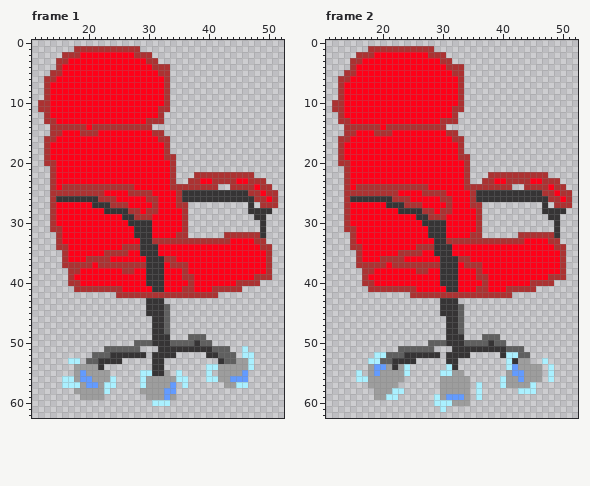
A pixel-art file gets an edit: draclove-love/typeshit/chair_lift_off.aseprite. This is how it looked before the edit.
64x64 pixels, 3 frames. Shown: frame 1: x 11..52, y 0..62; frame 2: x 11..52, y 0..62. The commit also changed other frames, which this record leaves out.
And afterwards:
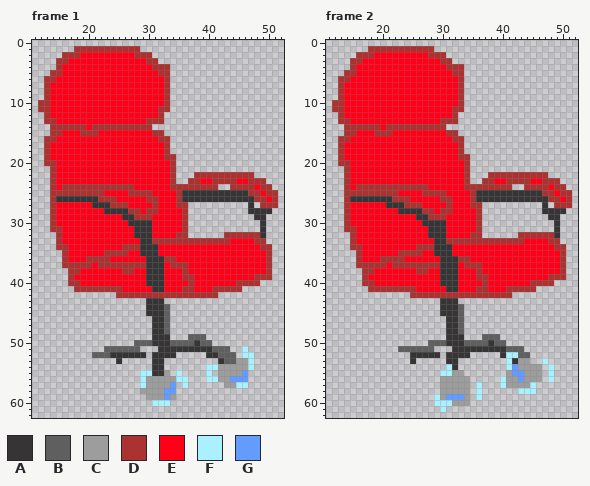
Palette (. is transparent): A #363435  B #5f5f5f  C #9d9d9d  D #ac3232  E #ff0018  F #aaf0ff  G #639bff
Changes in this commit:
Changed rows in their new state; - is an unchanged pixel.
Frame 1:
first column x 16:
53 -..-.....
54 --.....--
55 --......-
56 .........
57 .........
58 --......-
59 ---....--
Frame 2:
first column x 16:
52 ---......
53 --.......
54 --.......
55 .-.......
56 ........-
57 --.....--
58 ---.....-
59 ---....--
Where, in picture pixels (left, top, right, bottom), the same in both pictures:
erased: (62, 358, 116, 400)
erased: (356, 352, 410, 400)
